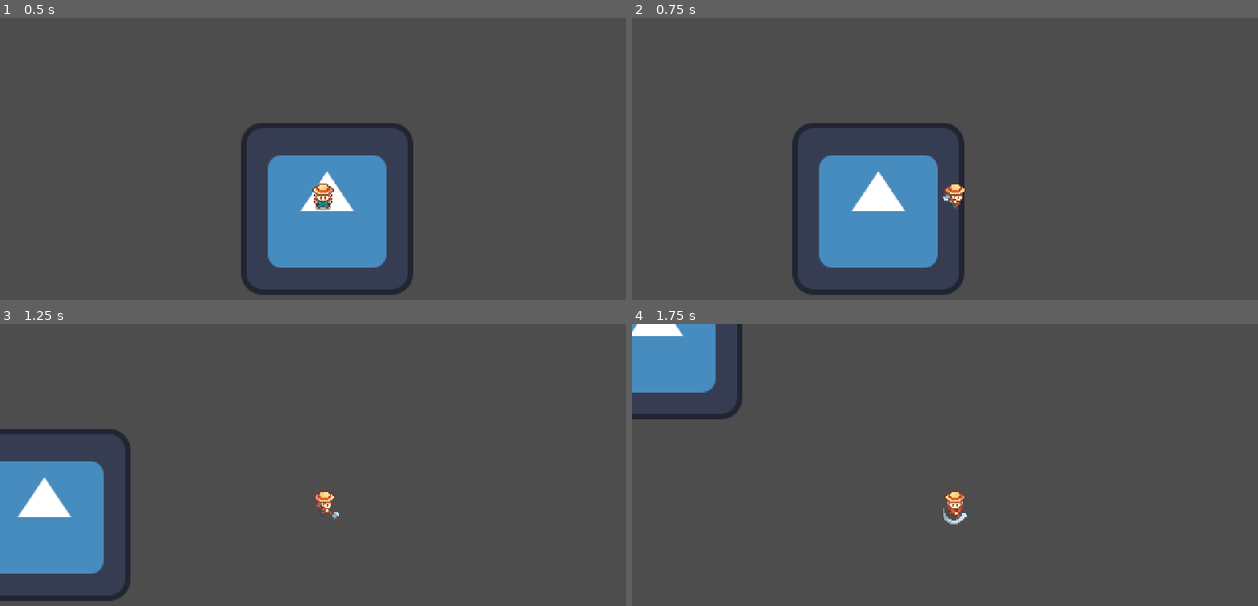
Above: before the commit, frames 1-4 (two rows, left to right).
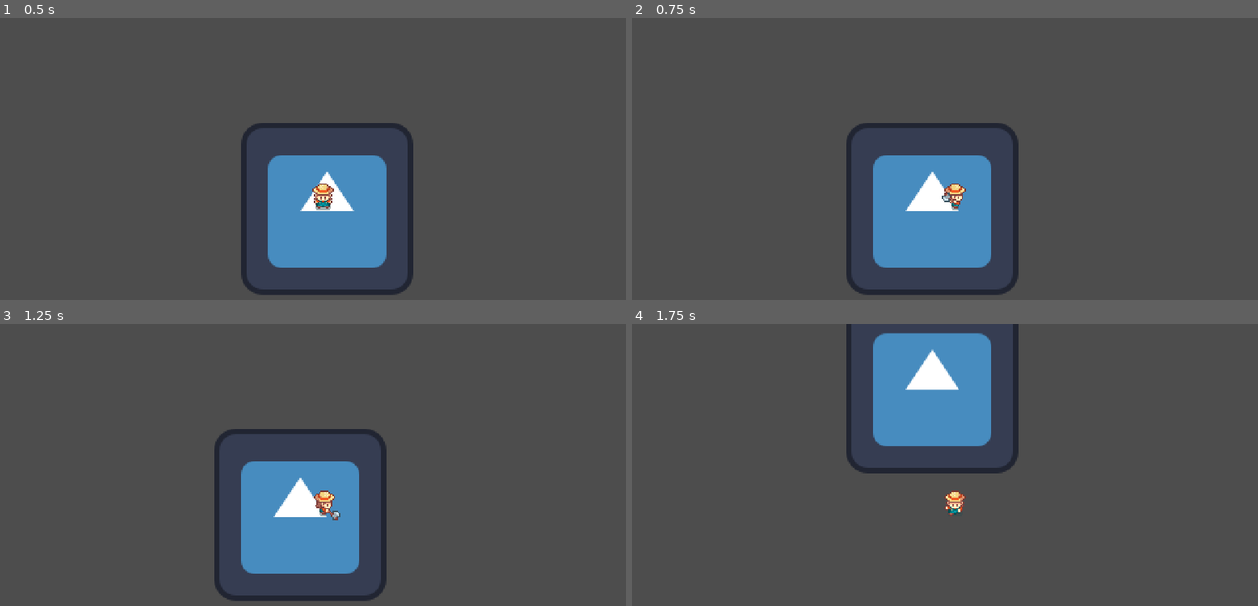
Above: after the commit, the same moments.

Repository: Stone-keep/2d_farming
Game: Godot game, scene res://scenes/level/game.tscn
Two runs of this game, one before a commit and one after it. Both use one fixed random seed, a clock stepped at 60 frames per second and the inputs below. The engine's default icon, where the game draws it, is replaced by a stand-in: a white triangle on a blue panel in a dark square.
Inputs:
- Up to frame 1 (0.5 s): no input
- Up to frame 2 (0.75 s): hold D (right) from 0.53 s (still down); tap Space (action) at 0.6 s
- Up to frame 3 (1.25 s): keep holding D (right)
- Up to frame 4 (1.75 s): release D (right) at 1.28 s; hold S (down) from 1.28 s (still down); tap Space (action) at 1.35 s

Frame 1 is identical in both runs. In frame 2, 9.6% of the frame differs, in the area x 25-62%, y 37-99%; in frame 3, 17%, in the area x 0-62%, y 37-99%; in frame 4, 13%.

Commit message:
Fix player movement during tool animation

Diff:
--- a/scenes/player/player.gd
+++ b/scenes/player/player.gd
@@ -5,6 +5,7 @@
 
 const SPEED = 300.0
 var direction := Vector2.ZERO
+var can_move := true
 
 enum Tools {AXE, HOE, WATER_CAN}
 var current_tool := Tools.AXE
@@ -15,8 +16,9 @@
 }
 
 func _physics_process(_delta: float) -> void:
-	get_input()
-	velocity = direction * SPEED
+	if can_move:
+		get_input()
+	velocity = direction * SPEED * int(can_move)
 	move_and_slide()
 	animation()
 
@@ -27,6 +29,7 @@
 	if Input.is_action_just_pressed("action"):
 		tool_state_machine.travel(tool_connection[current_tool])
 		$AnimationTree.set("parameters/OneShot/request", AnimationNodeOneShot.ONE_SHOT_REQUEST_FIRE)
+		can_move = false
 
 	if Input.is_action_just_pressed("tool_backward") or Input.is_action_just_pressed("tool_forward"):
 		var tool_direction = Input.get_axis("tool_backward", "tool_forward") as int
@@ -45,3 +48,7 @@
 
 	else:
 		move_state_machine.travel("idle")
+
+
+func _on_animation_tree_animation_finished(_anim_name: StringName) -> void:
+	can_move = true
--- a/scenes/player/player.tscn
+++ b/scenes/player/player.tscn
@@ -918,7 +918,7 @@
 graph_offset = Vector2(-348, -342)
 
 [sub_resource type="AnimationNodeBlendTree" id="AnimationNodeBlendTree_6eyoc"]
-graph_offset = Vector2(-305.15027, -200.31369)
+graph_offset = Vector2(-302.15027, -277.3137)
 nodes/output/position = Vector2(1180, 40)
 nodes/ToolStateMachine/node = SubResource("AnimationNodeStateMachine_vwwfy")
 nodes/ToolStateMachine/position = Vector2(420, 280)
@@ -957,3 +957,5 @@
 parameters/OneShot/request = 0
 
 [node name="Camera2D" type="Camera2D" parent="." unique_id=963655763]
+
+[connection signal="animation_finished" from="AnimationTree" to="." method="_on_animation_tree_animation_finished"]
